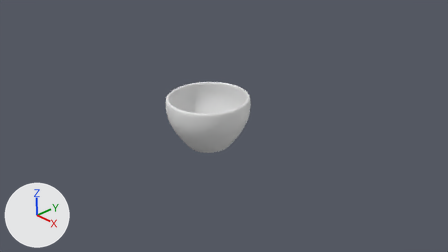
Two versions of the Blender file coffee cup.blend, one commit apart.
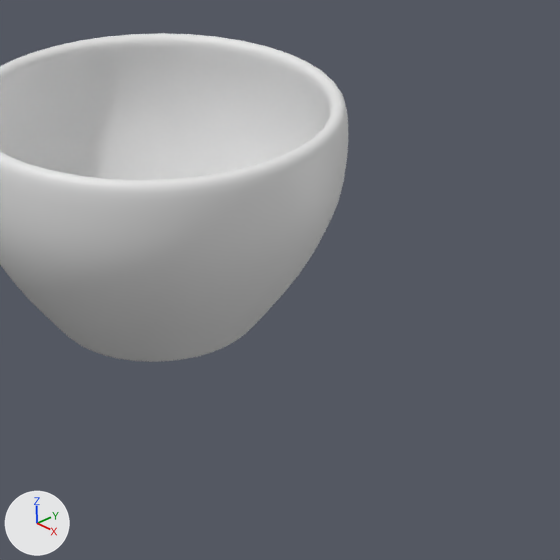
There are two pictures of each version: one from the file's camera 'Camera', one close up on the part from 39% to 66% of the width and 30% to 78% of the height. Every picture has the same lights, and +X, +Y and +Z are marked at lower left.
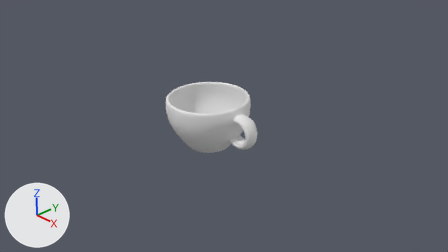
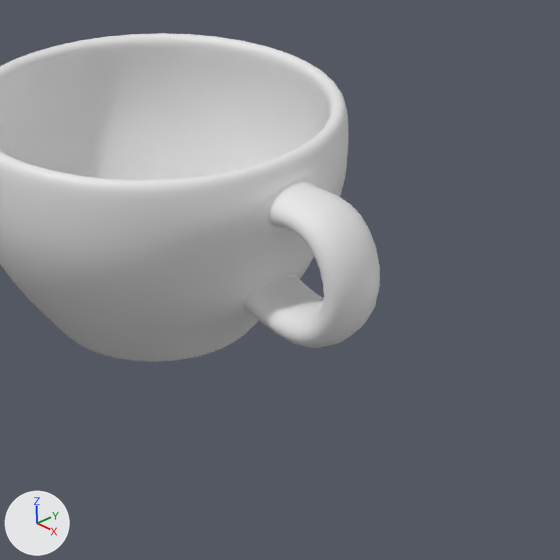
What differs and where, as boxes [x1, y1, x2, y2] in the close-ups (560 x 560 px):
'Circle', reshaped
    before: [0, 33, 348, 362]
    after: [0, 33, 380, 362]
part 1 of me_circle, built on
    before: [217, 162, 328, 323]
    after: [215, 162, 380, 348]

What the commit changed:
me_circle is used by ob_circle; location (0.0, 0.0, 0.0); rotation (0.0, -3.142, 0.0), in degrees (0, -180, 0).
me_circle had 162 vertices, 170 faces and spanned x -0.95..0.95, y -1.0..1.0, z -1.15..0.01.
me_circle now has 190 vertices, 200 faces and spans x -1.49..0.95, y -1.0..1.0, z -1.15..0.01.
Part 1, on me_circle:
2 faces are deleted.
28 vertices are added at x -1.49..-0.75, y -0.19..0.19, z -1.05..-0.19.
32 new faces join them.
